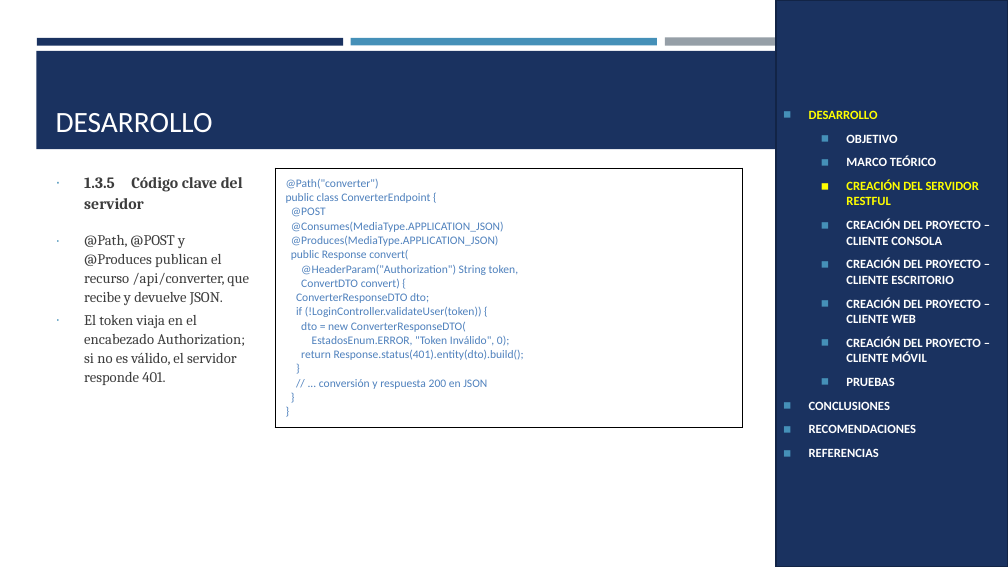
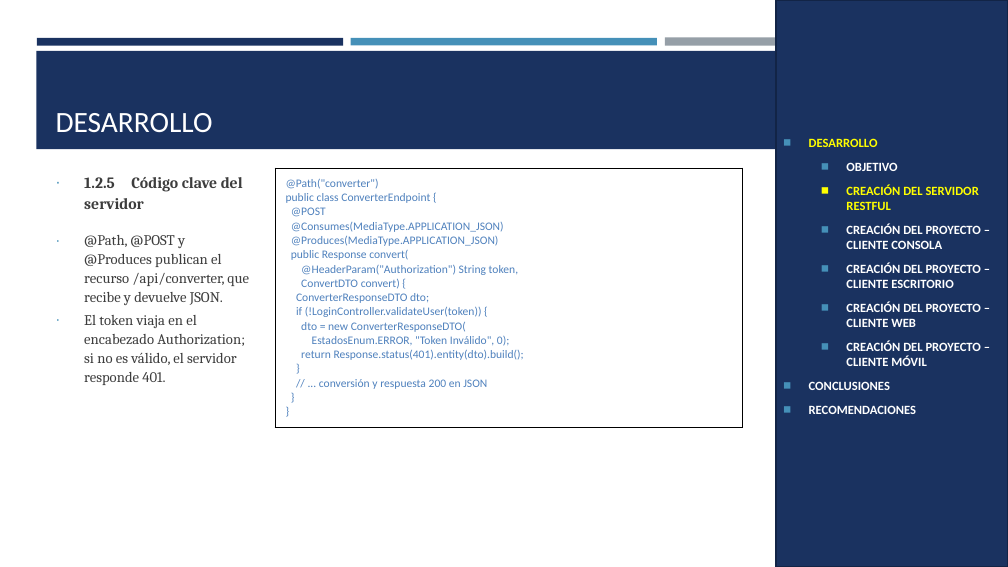
Before and after one commit to IMarcusDev/TI.1.3.-PAO202651_RESTFUL_JAVA_SINBDD_NRC_36883_GR04, a slide deck: slide 8 of 05. DOCUMENTACION/PRESENTACION TI.1.3. RESTFUL sin BDD en JAVA GR4.pptx (slide 12 before the commit). Drawn at 1008x567 pixels with LibreOffice and Linux fonts; fonts in the diff are those of the drawing. Boxes give left, top, right and bottom in pixels: in the first picture for what was removed or moved away, otherwise in the second. Text is boxed around its words. In the diff, an @@ line names an element or a change of style, - is before the commit and + after.

```diff
--- a/05. DOCUMENTACION/PRESENTACION TI.1.3. RESTFUL sin BDD en JAVA GR4.pptx
+++ b/05. DOCUMENTACION/PRESENTACION TI.1.3. RESTFUL sin BDD en JAVA GR4.pptx
@@ text at (x1=84, y1=177, x2=243, y2=209): text changed @@
-∙ 1.3.5 Código clave del servidor
+∙ 1.2.5 Código clave del servidor
@@ text in rectangle at (x1=846, y1=156, x2=936, y2=166): paragraph removed @@
-  ◼ MARCO TEÓRICO
@@ text in rectangle at (x1=846, y1=378, x2=894, y2=386): paragraph removed @@
-  ◼ PRUEBAS
@@ text in rectangle at (x1=809, y1=448, x2=879, y2=457): paragraph removed @@
-◼ REFERENCIAS
```
Also in this commit, not shown: 21 other slides changed, 7 slides removed.
